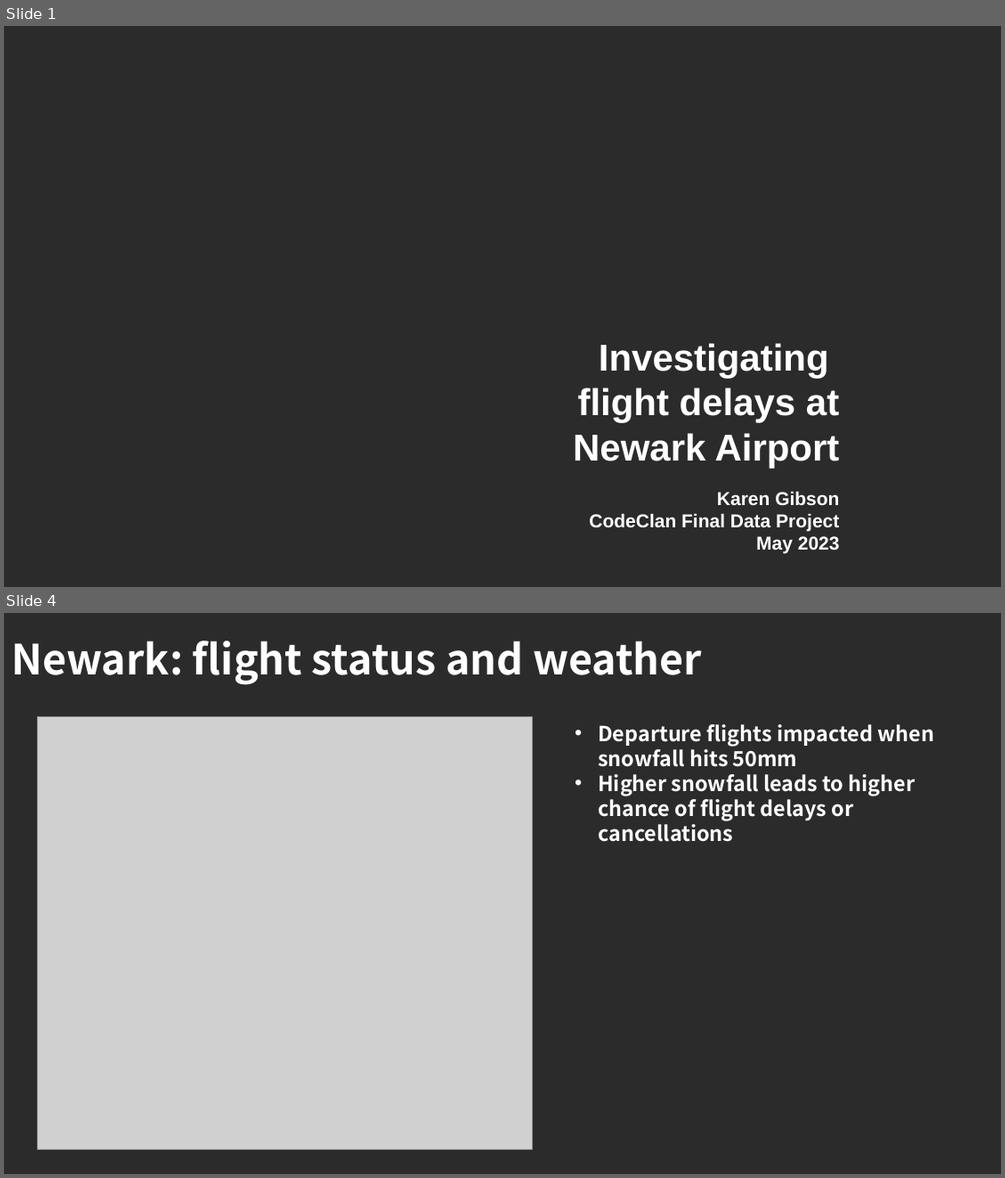
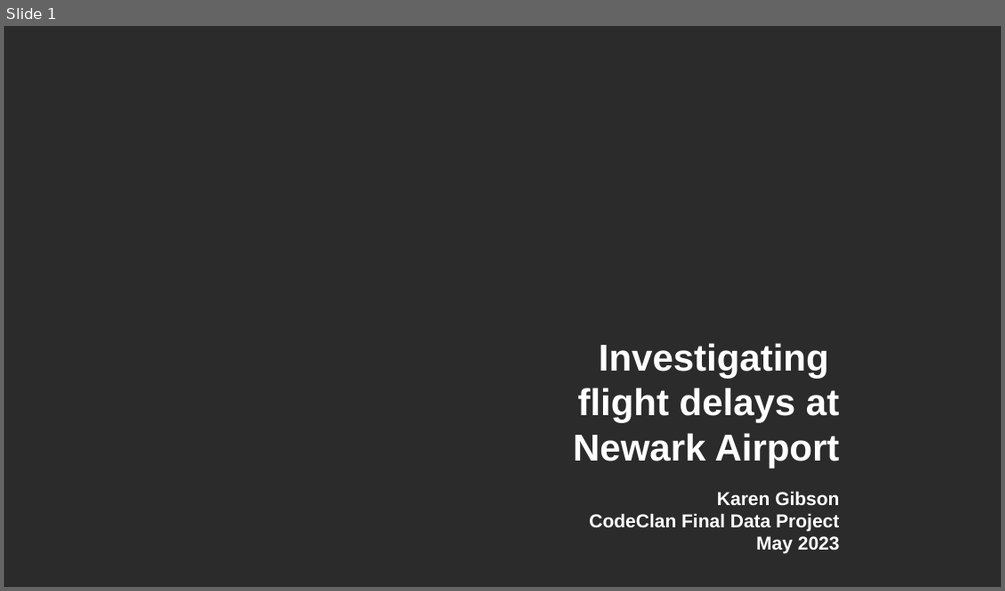
Before and after one commit to karenbgibson/final_project_flight_delays, a slide deck: investigating_flight_delays_newark.pptx. Shown one above the other, each under a label of ours: slides 1 and 4 before the commit, slide 1 after it; the slides between them are not shown. The pictures are 1005x1178 and 1005x591 pixels, drawn with LibreOffice and Linux fonts; fonts in the diff are those of the drawing; grey boxes stand for pictures; background and template pictures are left out; a plain dark background stands for a picture behind light text. Boxes give left, top, right and bottom in pixels: in the first picture for what was removed or moved away, otherwise in the second. Text is boxed around its words. In the diff, an @@ line names an element or a change of style, - is before the commit and + after.

```diff
--- a/investigating_flight_delays_newark.pptx
+++ b/investigating_flight_delays_newark.pptx
@@ slide 4 removed at <box>4,613,1001,1174</box>, background picture (left out) @@
@@ title removed at <box>11,641,702,685</box> @@
-Newark: flight status and weather
@@ picture removed at <box>38,717,532,1150</box> @@
@@ text removed at <box>598,724,935,842</box> @@
-• Departure flights impacted when snowfall hits 50mm
-• Higher snowfall leads to higher chance of flight delays or cancellations
```
Also in this commit, not shown: 6 slides changed, 5 slides added, 23 other files.
